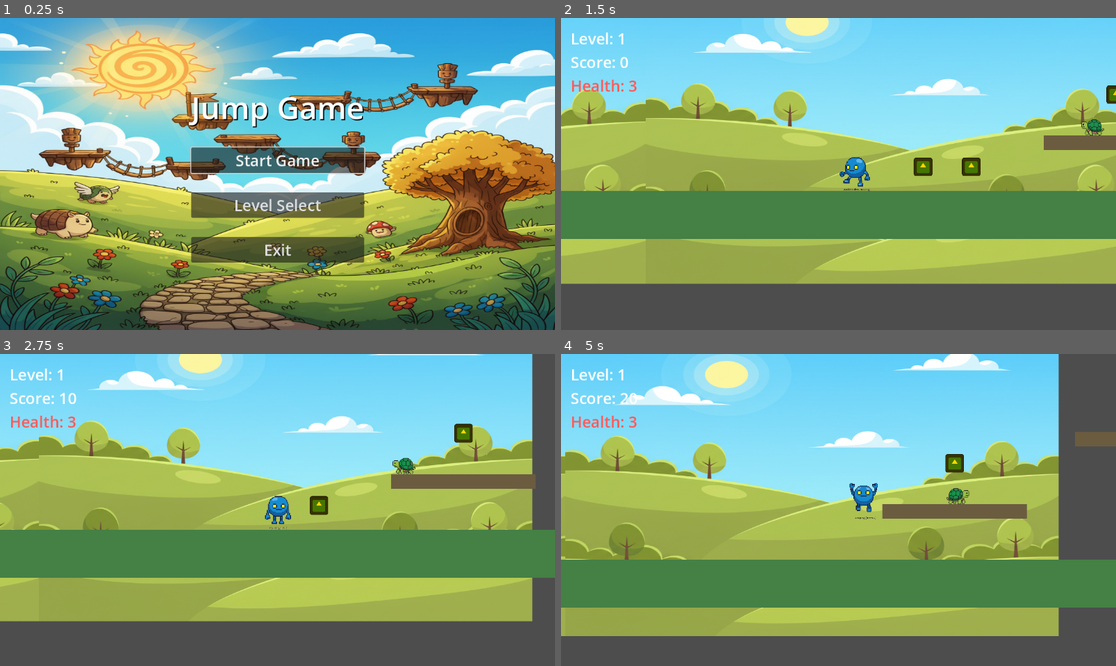
Above: before the commit, frames 1-4 (two rows, left to right).
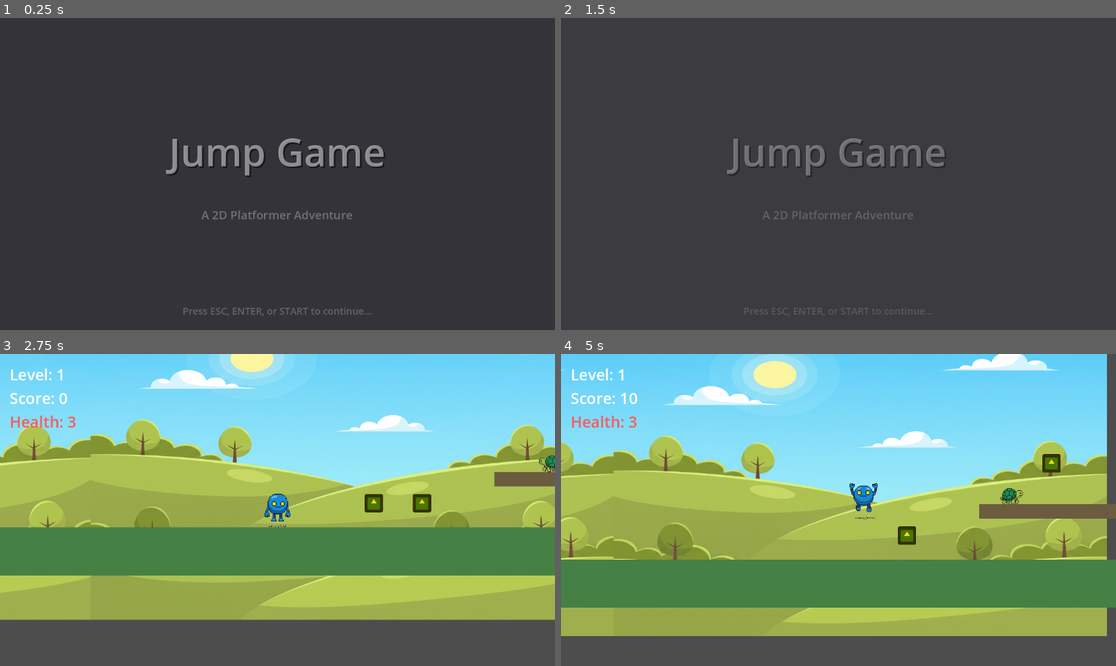
Above: after the commit, the same moments.

Repository: Paul-Hoke/2d-scroller-game
Game: Godot game, scene res://scenes/ui/SplashScreen.tscn
The game is run twice, just before and just after one commit, with the same random seed, the same clock (stepped at 60 frames per second) and the same inputs. Before the commit the project starts from res://scenes/ui/TitleScreen.tscn. The engine's default icon, where the game draws it, is replaced by a stand-in: a white triangle on a blue panel in a dark square.
Inputs (mouse positions are in pixels of both pictures, inside the frame that each line leads up to):
- Up to frame 1 (0.25 s): no input
- Up to frame 2 (1.5 s): click (838, 161) at 0.5 s, where only the run before the commit has a clickable "Start Game"; tap Enter (ui_accept) at 1.25, 1.35 s; hold D (move_right) from 1.28 s (still down)
- Up to frame 3 (2.75 s): tap Space (jump) at 1.52 s; release D (move_right) at 2 s; click (277, 497) at 2 s, where only the run after the commit has a clickable "Start Game"
- Up to frame 4 (5 s): hold D (move_right) 2.78-3.53 s; tap Enter (ui_accept) at 2.85, 3.6, 4.35 s; tap Space (jump) at 3.02, 4.52 s; hold A (move_left) 3.53-4.28 s; hold D (move_right) from 4.28 s (still down)

The runs differ from the first frame. In frame 1, 96% of the frame differs, in the area x 0-100%, y 0-100%; in frame 2, 85%; in frame 3, 21%; in frame 4, 24%.

Commit message:
Add splash screen before title screen
Created splash screen that displays before main menu:
- Shows game title and subtitle
- Auto-advances after 3 seconds
- Can be skipped with ESC, ENTER, or START button
- Fade in/out transitions for smooth experience
- Updated project entry point to splash screen

Fixes #24

Co-Authored-By: Claude Sonnet 4.5 <noreply@anthropic.com>

Diff:
--- a/project.godot
+++ b/project.godot
@@ -11,7 +11,7 @@
 [application]
 
 config/name="2D Scroller Game"
-run/main_scene="res://scenes/ui/TitleScreen.tscn"
+run/main_scene="res://scenes/ui/SplashScreen.tscn"
 config/features=PackedStringArray("4.5", "Forward Plus")
 config/icon="res://icon.svg"
 
--- /dev/null
+++ b/scenes/ui/SplashScreen.tscn
@@ -0,0 +1,66 @@
+[gd_scene load_steps=2 format=3]
+
+[ext_resource type="Script" path="res://scripts/ui/SplashScreen.gd" id="1_script"]
+
+[node name="SplashScreen" type="Control"]
+layout_mode = 3
+anchors_preset = 15
+anchor_right = 1.0
+anchor_bottom = 1.0
+grow_horizontal = 2
+grow_vertical = 2
+script = ExtResource("1_script")
+
+[node name="ColorRect" type="ColorRect" parent="."]
+layout_mode = 1
+anchors_preset = 15
+anchor_right = 1.0
+anchor_bottom = 1.0
+grow_horizontal = 2
+grow_vertical = 2
+color = Color(0.1, 0.1, 0.15, 1)
+
+[node name="CenterContainer" type="CenterContainer" parent="."]
+layout_mode = 1
+anchors_preset = 15
+anchor_right = 1.0
+anchor_bottom = 1.0
+grow_horizontal = 2
+grow_vertical = 2
+
+[node name="VBoxContainer" type="VBoxContainer" parent="CenterContainer"]
+layout_mode = 2
+theme_override_constants/separation = 60
+
+[node name="TitleLabel" type="Label" parent="CenterContainer/VBoxContainer"]
+layout_mode = 2
+theme_override_colors/font_shadow_color = Color(0, 0, 0, 1)
+theme_override_constants/shadow_offset_x = 3
+theme_override_constants/shadow_offset_y = 3
+theme_override_font_sizes/font_size = 80
+text = "Jump Game"
+horizontal_alignment = 1
+
+[node name="SubtitleLabel" type="Label" parent="CenterContainer/VBoxContainer"]
+layout_mode = 2
+theme_override_colors/font_color = Color(0.7, 0.7, 0.7, 1)
+theme_override_font_sizes/font_size = 24
+text = "A 2D Platformer Adventure"
+horizontal_alignment = 1
+
+[node name="BottomMargin" type="MarginContainer" parent="."]
+layout_mode = 1
+anchors_preset = 12
+anchor_top = 1.0
+anchor_right = 1.0
+anchor_bottom = 1.0
+offset_top = -80.0
+grow_horizontal = 2
+grow_vertical = 0
+
+[node name="SkipLabel" type="Label" parent="BottomMargin"]
+layout_mode = 2
+theme_override_colors/font_color = Color(0.6, 0.6, 0.6, 1)
+theme_override_font_sizes/font_size = 20
+text = "Press ESC, ENTER, or START to continue..."
+horizontal_alignment = 1
--- /dev/null
+++ b/scripts/ui/SplashScreen.gd
@@ -0,0 +1,32 @@
+extends Control
+
+@export var title_screen_path: String = "res://scenes/ui/TitleScreen.tscn"
+@export var display_time: float = 3.0
+
+var elapsed_time: float = 0.0
+
+func _ready() -> void:
+	# Fade in animation
+	modulate = Color(1, 1, 1, 0)
+	var tween = create_tween()
+	tween.tween_property(self, "modulate", Color(1, 1, 1, 1), 0.5)
+
+func _process(delta: float) -> void:
+	elapsed_time += delta
+
+	# Check for skip inputs
+	if Input.is_action_just_pressed("ui_accept") or \
+	   Input.is_action_just_pressed("ui_cancel") or \
+	   Input.is_action_just_pressed("pause"):
+		_go_to_title_screen()
+		return
+
+	# Auto-advance after display time
+	if elapsed_time >= display_time:
+		_go_to_title_screen()
+
+func _go_to_title_screen() -> void:
+	# Fade out before transition
+	var tween = create_tween()
+	tween.tween_property(self, "modulate", Color(1, 1, 1, 0), 0.3)
+	tween.tween_callback(func(): get_tree().change_scene_to_file(title_screen_path))
